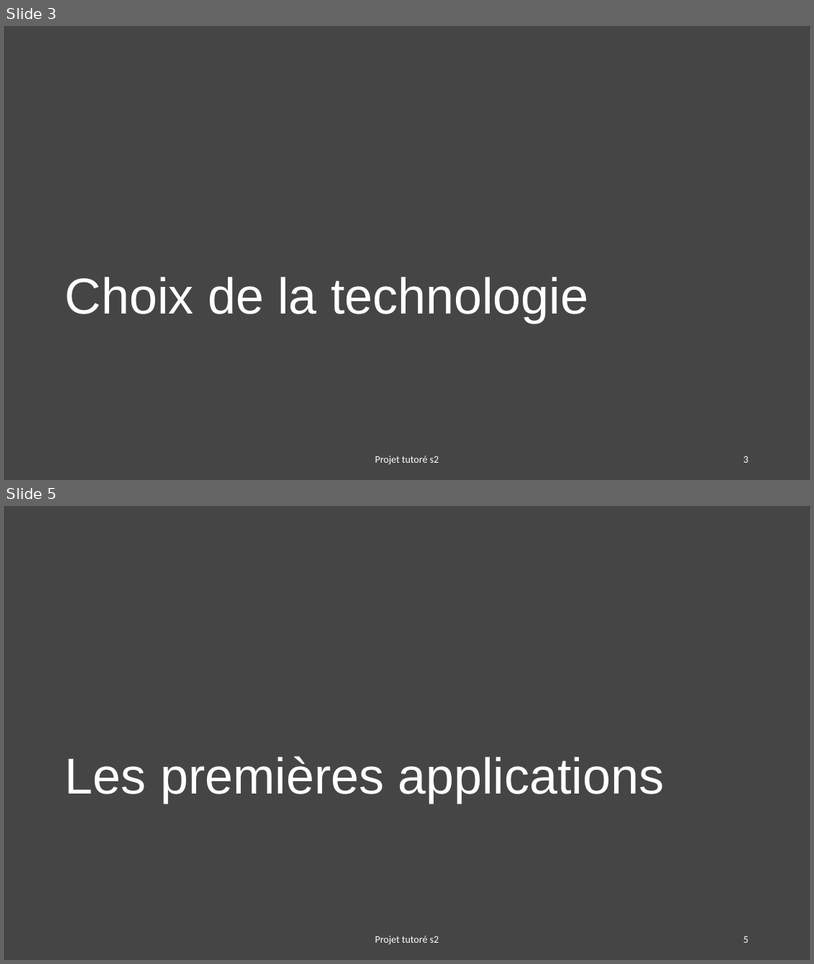
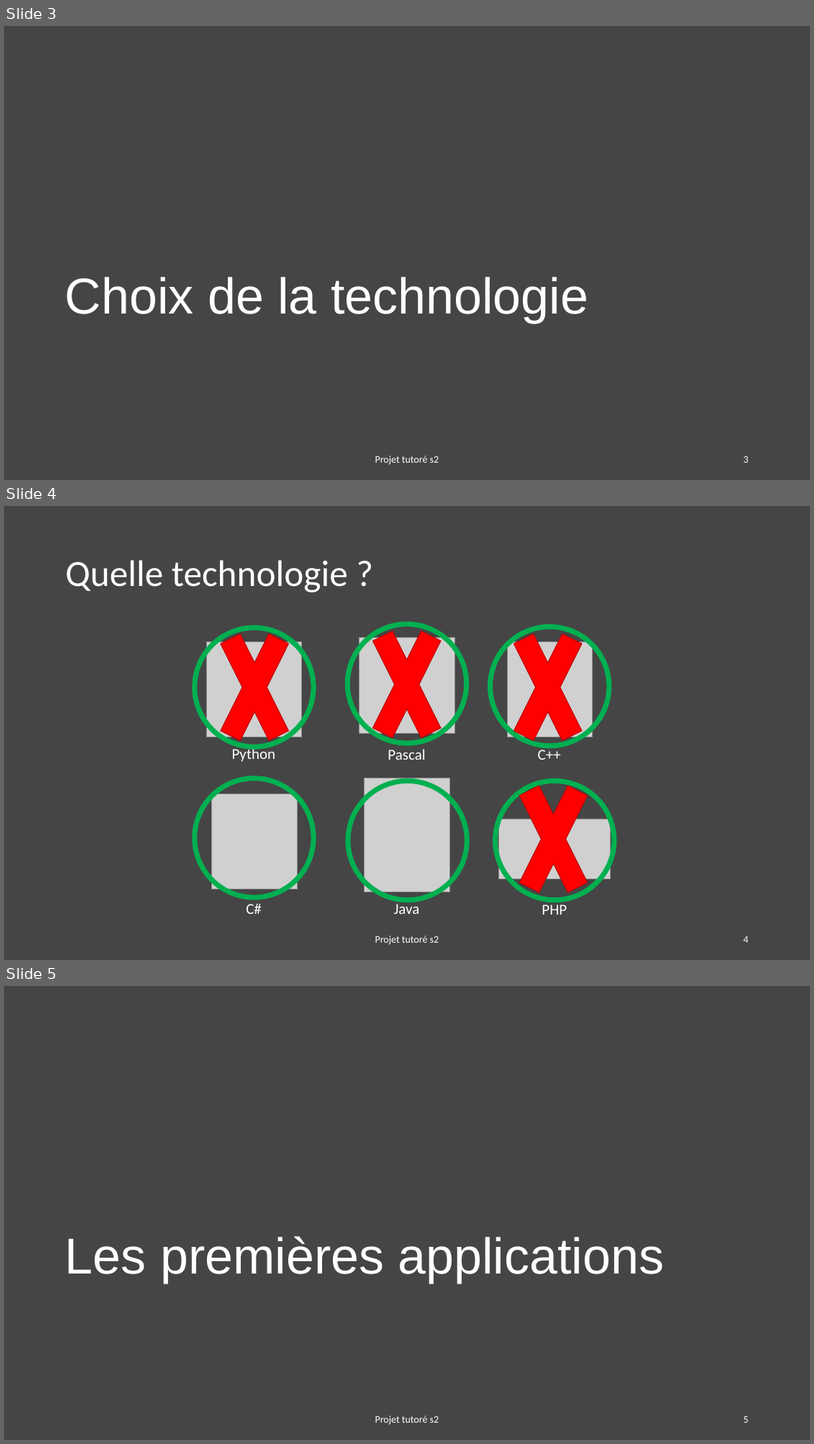
Before and after one commit to Spaicat/IUT-S2-EasyTasks, a slide deck: RDV/RDV1/EASYTASKS.pptx. Shown one above the other, each under a label of ours: slides 3 and 5 before the commit, slides 3, 4 and 5 after it; the slides between them are not shown. The pictures are 814x964 and 814x1444 pixels, drawn with LibreOffice and Linux fonts; fonts in the diff are those of the drawing; grey boxes stand for pictures. Boxes give left, top, right and bottom in pixels: in the first picture for what was removed or moved away, otherwise in the second. Text is boxed around its words. In the diff, an @@ line names an element or a change of style, - is before the commit and + after.

```diff
--- a/RDV/RDV1/EASYTASKS.pptx
+++ b/RDV/RDV1/EASYTASKS.pptx
@@ slide 4 added at box(4, 506, 810, 960), background #454545 @@
@@ title added at box(65, 560, 348, 592), 44 pt, text #FFFFFF @@
+Quelle technologie ?
@@ cross added at box(360, 591, 453, 777), fill #FF0000, outline #C00000 1 pt @@
@@ cross added at box(208, 594, 301, 780), fill #FF0000, outline #C00000 1 pt @@
@@ cross added at box(502, 594, 595, 780), fill #FF0000, outline #C00000 1 pt @@
@@ ellipse added at box(195, 628, 314, 746), outline #00B050 6 pt @@
@@ ellipse added at box(347, 624, 467, 743), outline #00B050 6 pt @@
@@ ellipse added at box(491, 626, 610, 746), outline #00B050 6 pt @@
@@ picture added at box(206, 641, 301, 736) @@
@@ picture added at box(360, 638, 455, 733) @@
@@ picture added at box(508, 641, 593, 736) @@
@@ text added at box(232, 746, 276, 762), 18 pt, text #FFFFFF @@
+Python
@@ text added at box(388, 749, 425, 759), 18 pt, text #FFFFFF @@
+Pascal
@@ cross added at box(507, 746, 600, 932), fill #FF0000, outline #C00000 1 pt @@
@@ text added at box(538, 746, 561, 759), 18 pt, text #FFFFFF @@
+C++
@@ ellipse added at box(195, 778, 314, 898), outline #00B050 6 pt @@
@@ ellipse added at box(348, 780, 468, 900), outline #00B050 6 pt @@
@@ picture added at box(364, 778, 450, 891) @@
@@ ellipse added at box(496, 780, 615, 900), outline #00B050 6 pt @@
@@ picture added at box(211, 794, 298, 889) @@
@@ picture added at box(499, 818, 611, 879) @@
@@ text added at box(246, 903, 262, 914), 18 pt, text #FFFFFF @@
+C#
@@ text added at box(394, 901, 420, 914), 18 pt, text #FFFFFF @@
+Java
@@ text added at box(542, 901, 567, 914), 18 pt, text #FFFFFF @@
+PHP
@@ text added at box(376, 935, 440, 944), 12 pt, text #FFFFFF @@
+Projet tutoré s2
@@ page number added at box(743, 936, 748, 942), 12 pt, text #FFFFFF @@
+4
```
Also in this commit, not shown: 1 slide changed, 1 slide removed.
